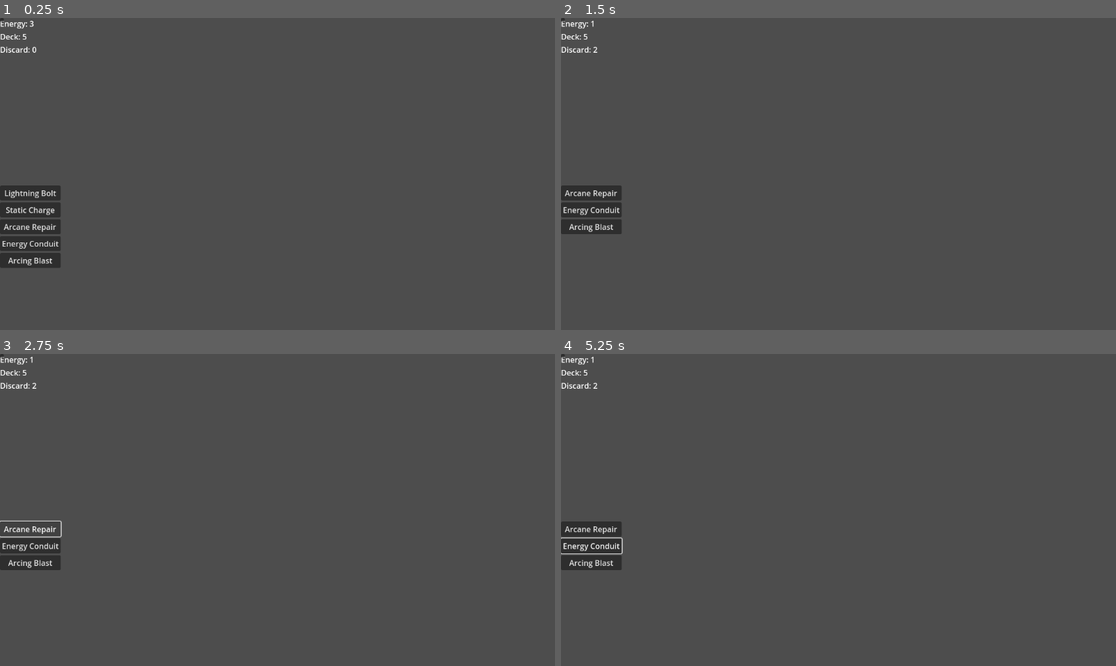
Above: before the commit, frames 1-4 (two rows, left to right).
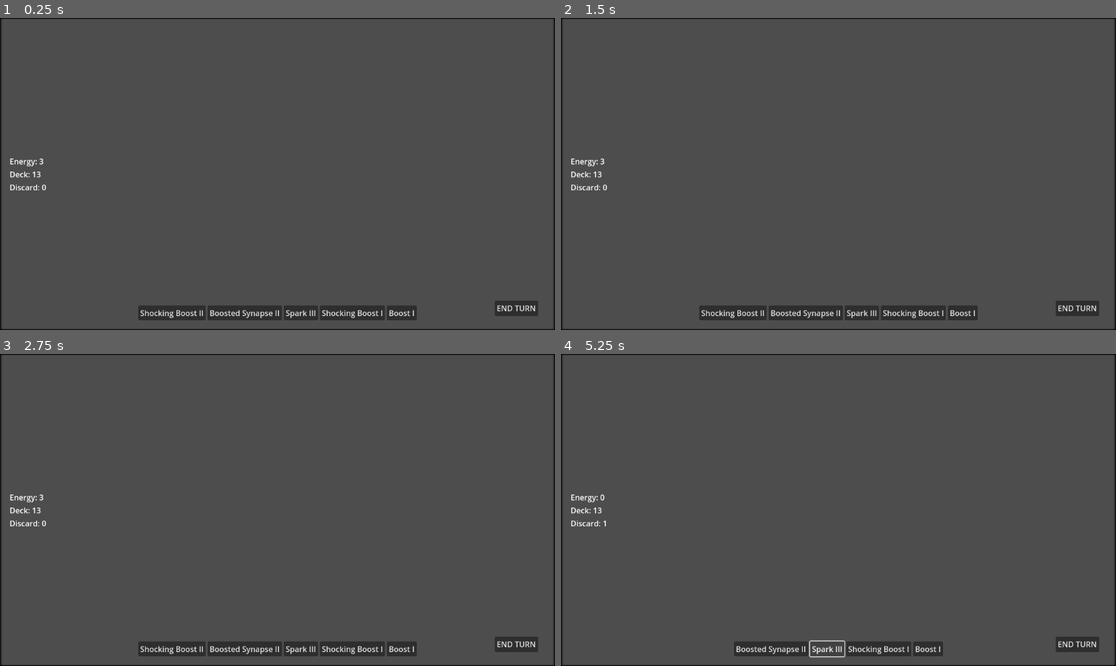
Above: after the commit, the same moments.

Repository: RecusantCoder/powerwithin
Game: Godot game, scene res://scenes/node_3d.tscn
Two runs of this game, one before a commit and one after it. Both use one fixed random seed, a clock stepped at 60 frames per second and the inputs below.
Inputs (mouse positions are in pixels of both pictures, inside the frame that each line leads up to):
- Up to frame 1 (0.25 s): no input
- Up to frame 2 (1.5 s): click (588, 192) at 0.5 s, where only the run before the commit has a clickable "Lightning Bolt"; click (588, 192) at 1.25 s, where only the run before the commit has a clickable "Static Charge"
- Up to frame 3 (2.75 s): click (27, 528) at 2 s, where only the run before the commit has a clickable "Arcane Repair"
- Up to frame 4 (5.25 s): click (733, 650) at 2.75 s, where only the run after the commit has a clickable "Shocking Boost II"; click (771, 650) at 3.5 s, where only the run after the commit has a clickable "Boosted Synapse II"; click (588, 544) at 4.25 s, where only the run before the commit has a clickable "Energy Conduit"; click (827, 650) at 5 s, where only the run after the commit has a clickable "Spark III"

The runs differ from the first frame. In frame 1, 5.9% of the frame differs, in the area x 0-100%, y 0-100%; in frame 2, 5.0%; in frame 3, 4.8%; in frame 4, 4.4%.
Error after the commit: Invalid access to property or key 'type' on a base object of type 'RefCounted (Card)'. (res://scripts/DeckManager.gd:63)

Commit message:
Refactoring
Cards are simplier now. Still need to make effect actually do stuff and update the ui.

Diff:
--- a/powerwithin/cards.json
+++ b/powerwithin/cards.json
@@ -1,116 +1,218 @@
 [
   {
-	"id": "card001",
-	"name": "Lightning Bolt",
-	"type": "Attack",
-	"cost": 2,
-	"effect": "Deal 6 damage to one enemy.",
-	"attributes": {
-	  "damage": 6
-	},
-	"keywords": []
-  },
-  {
-	"id": "card002",
-	"name": "Chain Lightning",
-	"type": "Attack",
-	"cost": 3,
-	"effect": "Deal 4 damage to two random enemies.",
-	"attributes": {
-	  "damage": 4,
-	  "targets": 2
-	},
-	"keywords": ["AOE"]
-  },
-  {
-	"id": "card003",
-	"name": "Static Charge",
-	"type": "Energy",
-	"cost": 0,
-	"effect": "Gain 2 energy.",
-	"attributes": {
-	  "energyGain": 2
-	},
-	"keywords": []
-  },
-  {
-	"id": "card004",
-	"name": "Arcane Repair",
-	"type": "Stabilization",
-	"cost": 3,
-	"effect": "Increase portal stability by 3% and heal 2 HP.",
-	"attributes": {
-	  "stabilityGain": 3,
-	  "heal": 2
-	},
-	"keywords": []
-  },
-  {
-	"id": "card005",
-	"name": "Energy Shield",
-	"type": "Utility",
-	"cost": 3,
-	"effect": "Block 6 damage.",
-	"attributes": {
-	  "block": 6
-	},
-	"keywords": []
-  },
-  {
-	"id": "card006",
-	"name": "Overload Surge",
-	"type": "Energy",
-	"cost": 0,
-	"effect": "Gain 4 energy but take 2 damage.",
-	"attributes": {
-	  "energyGain": 4,
-	  "selfDamage": 2
-	},
-	"keywords": []
-  },
-  {
-	"id": "card007",
-	"name": "Arcing Blast",
-	"type": "Attack",
+	"name": "Boost I",
+	"cost": 1,
+	"effects": [
+	  {
+		"type": "power",
+		"value": 1
+	  }
+	]
+  },
+  {
+	"name": "Boost II",
+	"cost": 2,
+	"effects": [
+	  {
+		"type": "power",
+		"value": 2
+	  }
+	]
+  },
+  {
+	"name": "Boost III",
+	"cost": 3,
+	"effects": [
+	  {
+		"type": "power",
+		"value": 3
+	  }
+	]
+  },
+  {
+	"name": "Spark I",
+	"cost": 1,
+	"effects": [
+	  {
+		"type": "damage",
+		"value": 5
+	  }
+	]
+  },
+  {
+	"name": "Spark II",
+	"cost": 2,
+	"effects": [
+	  {
+		"type": "damage",
+		"value": 10
+	  }
+	]
+  },
+  {
+	"name": "Spark III",
+	"cost": 3,
+	"effects": [
+	  {
+		"type": "damage",
+		"value": 15
+	  }
+	]
+  },
+  {
+	"name": "Synapse I",
+	"cost": 1,
+	"effects": [
+	  {
+		"type": "draw",
+		"value": 1
+	  }
+	]
+  },
+  {
+	"name": "Synapse II",
+	"cost": 2,
+	"effects": [
+	  {
+		"type": "draw",
+		"value": 2
+	  }
+	]
+  },
+  {
+	"name": "Synapse III",
+	"cost": 3,
+	"effects": [
+	  {
+		"type": "draw",
+		"value": 3
+	  }
+	]
+  },
+  {
+	"name": "Synaptic Shock I",
+	"cost": 2,
+	"effects": [
+	  {
+		"type": "damage",
+		"value": 5
+	  },
+	  {
+		"type": "draw",
+		"value": 1
+	  }
+	]
+  },
+  {
+	"name": "Synaptic Shock II",
+	"cost": 3,
+	"effects": [
+	  {
+		"type": "damage",
+		"value": 10
+	  },
+	  {
+		"type": "draw",
+		"value": 2
+	  }
+	]
+  },
+  {
+	"name": "Synaptic Shock III",
 	"cost": 4,
-	"effect": "Deal 5 damage to all enemies.",
-	"attributes": {
-	  "damage": 5,
-	  "targets": "all"
-	},
-	"keywords": ["AOE"]
-  },
-  {
-	"id": "card008",
-	"name": "Energy Conduit",
-	"type": "Stabilization",
+	"effects": [
+	  {
+		"type": "damage",
+		"value": 15
+	  },
+	  {
+		"type": "draw",
+		"value": 3
+	  }
+	]
+  },
+  {
+	"name": "Boosted Synapse I",
+	"cost": 2,
+	"effects": [
+	  {
+		"type": "power",
+		"value": 1
+	  },
+	  {
+		"type": "draw",
+		"value": 1
+	  }
+	]
+  },
+  {
+	"name": "Boosted Synapse II",
+	"cost": 3,
+	"effects": [
+	  {
+		"type": "power",
+		"value": 2
+	  },
+	  {
+		"type": "draw",
+		"value": 2
+	  }
+	]
+  },
+  {
+	"name": "Boosted Synapse III",
 	"cost": 4,
-	"effect": "Increase portal stability by 5%.",
-	"attributes": {
-	  "stabilityGain": 5
-	},
-	"keywords": []
-  },
-  {
-	"id": "card009",
-	"name": "Discharge",
-	"type": "Utility",
-	"cost": 2,
-	"effect": "Remove 1 negative status effect.",
-	"attributes": {
-	  "statusRemoval": 1
-	},
-	"keywords": []
-  },
-  {
-	"id": "card010",
-	"name": "Mana Pulse",
-	"type": "Utility",
-	"cost": 2,
-	"effect": "Draw 2 cards.",
-	"attributes": {
-	  "cardDraw": 2
-	},
-	"keywords": []
+	"effects": [
+	  {
+		"type": "power",
+		"value": 3
+	  },
+	  {
+		"type": "draw",
+		"value": 3
+	  }
+	]
+  },
+  {
+	"name": "Shocking Boost I",
+	"cost": 2,
+	"effects": [
+	  {
+		"type": "damage",
+		"value": 5
+	  },
+	  {
+		"type": "power",
+		"value": 1
+	  }
+	]
+  },
+  {
+	"name": "Shocking Boost II",
+	"cost": 3,
+	"effects": [
+	  {
+		"type": "damage",
+		"value": 10
+	  },
+	  {
+		"type": "power",
+		"value": 2
+	  }
+	]
+  },
+  {
+	"name": "Shocking Boost III",
+	"cost": 4,
+	"effects": [
+	  {
+		"type": "damage",
+		"value": 15
+	  },
+	  {
+		"type": "power",
+		"value": 3
+	  }
+	]
   }
 ]
--- a/powerwithin/scenes/GameUI.tscn
+++ b/powerwithin/scenes/GameUI.tscn
@@ -1,18 +1,38 @@
-[gd_scene load_steps=2 format=3 uid="uid://cor6dyqjirvfx"]
+[gd_scene load_steps=3 format=3 uid="uid://cor6dyqjirvfx"]
 
 [ext_resource type="Script" path="res://scripts/GameUI.gd" id="1_i7t7v"]
+[ext_resource type="Texture2D" uid="uid://cnsff38a7raph" path="res://border1px.png" id="2_mrao5"]
 
-[node name="Control" type="Control"]
+[node name="Control" type="Control" node_paths=PackedStringArray("end_turn_button")]
 layout_mode = 3
-anchors_preset = 0
-offset_right = 40.0
-offset_bottom = 40.0
+anchor_right = 1.0
+anchor_bottom = 1.0
+grow_horizontal = 2
+grow_vertical = 2
 script = ExtResource("1_i7t7v")
+end_turn_button = NodePath("ButtonEndTurn")
+
+[node name="NinePatchRect" type="NinePatchRect" parent="."]
+layout_mode = 1
+anchors_preset = -1
+anchor_right = 1.0
+anchor_bottom = 1.0
+texture = ExtResource("2_mrao5")
+patch_margin_left = 1
+patch_margin_top = 1
+patch_margin_right = 1
+patch_margin_bottom = 1
 
 [node name="VBoxContainer" type="VBoxContainer" parent="."]
-layout_mode = 0
-offset_right = 40.0
-offset_bottom = 40.0
+layout_mode = 1
+anchors_preset = 4
+anchor_top = 0.5
+anchor_bottom = 0.5
+offset_left = 20.0
+offset_top = -38.5
+offset_right = 158.0
+offset_bottom = 38.5
+grow_vertical = 2
 
 [node name="LabelEnergy" type="Label" parent="VBoxContainer"]
 layout_mode = 2
@@ -26,13 +46,28 @@
 layout_mode = 2
 text = "discard pile count"
 
-[node name="GridContainer" type="GridContainer" parent="."]
-layout_mode = 0
-offset_top = 348.0
-offset_right = 40.0
-offset_bottom = 388.0
+[node name="HBoxContainer" type="HBoxContainer" parent="."]
+layout_mode = 1
+anchors_preset = -1
+anchor_left = 0.5
+anchor_top = 1.0
+anchor_right = 0.5
+anchor_bottom = 1.0
+offset_bottom = -20.0
+grow_horizontal = 2
+grow_vertical = 0
 
 [node name="ButtonEndTurn" type="Button" parent="."]
-layout_mode = 0
-offset_right = 8.0
-offset_bottom = 8.0
+layout_mode = 1
+anchors_preset = 3
+anchor_left = 1.0
+anchor_top = 1.0
+anchor_right = 1.0
+anchor_bottom = 1.0
+offset_left = -125.0
+offset_top = -61.0
+offset_right = -35.0
+offset_bottom = -29.0
+grow_horizontal = 0
+grow_vertical = 0
+text = "END TURN"
--- a/powerwithin/scripts/Card.gd
+++ b/powerwithin/scripts/Card.gd
@@ -1,66 +1,39 @@
 extends RefCounted  # Use Reference for data-only classes
 
-class_name Card  # This allows you to use `Card` as a type globally
+class_name Card
 
-var id: String
 var name: String
-var type: String
 var cost: int
-var effect: String
-var attributes: Dictionary
-var keywords: Array
+var effects: Array = []  # List of effects (e.g., [{type: "damage", value: 10}, {type: "draw", value: 1}])
 
-# Method to apply the card's effect, based on its type and attributes
-func apply_effect():
-	match type:
-		"Attack":
-			# Example: Deal damage (you'll need to define how this interacts with enemies in your game)
-			if attributes.has("damage"):
-				return apply_attack_effect(attributes["damage"])
-			return "No damage effect"
+# Method to return card information as a string
+func get_card_info() -> String:
+	var effects_str = []
+	for effect in effects:
+		effects_str.append(effect_to_string(effect))
 
-		"Energy":
-			# Example: Gain energy
-			if attributes.has("energyGain"):
-				return apply_energy_effect(attributes["energyGain"])
-			return "No energy effect"
+	# Convert the array into a single string by manually joining each effect with a comma and a space
+	var effects_combined = ""
+	for i in range(effects_str.size()):
+		effects_combined += effects_str[i]
+		if i < effects_str.size() - 1:
+			effects_combined += ", "  # Add a comma and space except after the last element
 
-		"Stabilization":
-			# Example: Increase portal stability
-			if attributes.has("stabilityGain"):
-				return apply_stabilization_effect(attributes["stabilityGain"])
-			return "No stabilization effect"
+	# Return the final string
+	return "\n".join([
+		"Name: " + name,
+		"Cost: " + str(cost),
+		"Effects: " + effects_combined,
+		"\n"
+	])
 
-		"Utility":
-			# Example: Utility effects like block or draw cards
-			if attributes.has("cardDraw"):
-				return apply_utility_card_effect(attributes["cardDraw"])
-			if attributes.has("block"):
-				return apply_utility_card_effect(attributes["block"])
-			return "No utility effect"
+# Helper method to convert effects array to a readable string
+func effect_to_string(effect) -> String:
+	return effect["type"] + ": " + str(effect["value"])
 
-		_:
-			return "Unknown card type"
-
-# Helper function to handle attack effects
-func apply_attack_effect(damage: int):
-	# This is where you define what happens when an attack card is played
-	# For example, deal damage to an enemy
-	return "Dealing " + str(damage) + " damage!"
-
-# Helper function to handle energy effects
-func apply_energy_effect(energy_gain: int):
-	# This is where you define what happens when an energy card is played
-	# For example, gain energy
-	return "Gaining " + str(energy_gain) + " energy!"
-
-# Helper function to handle stabilization effects
-func apply_stabilization_effect(stability_gain: int):
-	# This is where you define what happens when a stabilization card is played
-	# For example, increase portal stability
-	return "Increasing portal stability by " + str(stability_gain) + "%!"
-
-# Helper function to handle utility effects
-func apply_utility_card_effect(amount: int):
-	# Handle utility effects, like blocking damage or drawing cards
-	return "Utility effect applied with amount: " + str(amount)
+# Example of initializing a card from the JSON structure
+# This should be done when creating a card instance, e.g., after parsing JSON
+func init_card(name: String, cost: int, effects: Array) -> void:
+	self.name = name
+	self.cost = cost
+	self.effects = effects
--- a/powerwithin/scripts/CardLoader.gd
+++ b/powerwithin/scripts/CardLoader.gd
@@ -26,13 +26,18 @@
 			var parsed_data = json.get_data()  # Get the parsed data (it will be a Dictionary or Array)
 			for card_data in parsed_data:
 				var card = Card.new()  # Create a new Card instance
-				card.id = card_data["id"]
 				card.name = card_data["name"]
-				card.type = card_data["type"]
 				card.cost = card_data["cost"]
-				card.effect = card_data["effect"]
-				card.attributes = card_data["attributes"]
-				card.keywords = card_data["keywords"]
+
+				# Handle effects as an array of dictionaries
+				card.effects.clear()  # Clear any existing effects
+				for effect_data in card_data["effects"]:
+					var effect = {
+						"type": effect_data["type"],
+						"value": effect_data["value"]
+					}
+					card.effects.append(effect)  # Add the effect to the card's effects array
+
 				cards.append(card)  # Add the card to the cards array
 				print("Loaded card:", card.name)
 		else:
--- a/powerwithin/scripts/DeckManager.gd
+++ b/powerwithin/scripts/DeckManager.gd
@@ -23,8 +23,8 @@
 # Shuffle the deck using Godot's built-in shuffle method
 
 func shuffle_deck() -> void:
+	print("Deck before shuffle:", get_deck_names())
 	print("Shuffling the deck...")
-	print("Deck before shuffle:", get_deck_names())
 	deck.shuffle()
 	print("Deck shuffled:", get_deck_names())
 
@@ -39,7 +39,7 @@
 			var drawn_card = deck.pop_front()
 			hand.append(drawn_card)
 			print("Drew card:", drawn_card.name)
-	print("Current hand:", get_deck_names())
+	print("Current hand: \n\n ", get_hand_names())
 
 # Reshuffle the discard pile back into the deck
 func reshuffle_discard_pile() -> void:
@@ -52,7 +52,7 @@
 func play_card(card_index: int) -> void:
 	if card_index >= 0 and card_index < hand.size():
 		var card = hand[card_index]
-		hand.remove_at(card_index)  # Corrected method
+		hand.remove_at(card_index)
 		discard_pile.append(card)
 		print("Played card:", card.name)
 		apply_card_effect(card)
@@ -75,7 +75,7 @@
 func get_deck_names() -> String:
 	var names = []
 	for card in deck:
-		names.append(card.name)  # Replace 'name' with any property you want to display
+		names.append(card.name)
 	# Convert the array into a string with commas separating the card names
 	var result = ""
 	for i in range(names.size()):
@@ -83,3 +83,16 @@
 		if i < names.size() - 1:
 			result += ", "
 	return result
+
+	# Helper function to print card names in hand
+func get_hand_names() -> String:
+	var names = []
+	for card in hand:
+		names.append(card.get_card_info())
+	# Convert the array into a string with commas separating the card names
+	var result = ""
+	for i in range(names.size()):
+		result += names[i]
+		if i < names.size() - 1:
+			result += " "
+	return result
--- a/powerwithin/scripts/GameUI.gd
+++ b/powerwithin/scripts/GameUI.gd
@@ -1,17 +1,27 @@
 extends Control
 
 signal card_played(card_index)  # Define the signal at the top
+signal end_turn_pressed()
+
+@export var end_turn_button: Button
 
 var energy_label: Label
 var deck_count_label: Label
 var discard_count_label: Label
-var hand_container: GridContainer
+var hand_container: HBoxContainer
 
 func _ready():
+
+	# Connects the button to the signal
+	if end_turn_button:
+		end_turn_button.pressed.connect(self._on_end_turn_button_pressed)
+	else:
+		print("End Turn Button no assigned!")
+
 	energy_label = $VBoxContainer/LabelEnergy  # Adjust paths to match your scene structure
 	deck_count_label = $VBoxContainer/LabelDeckCount
 	discard_count_label = $VBoxContainer/LabelDiscardPileCount
-	hand_container = $GridContainer
+	hand_container = $HBoxContainer
 
 func update_ui(energy, deck_count, discard_count, hand):
 	energy_label.text = "Energy: " + str(energy)
@@ -35,3 +45,7 @@
 # Callback for when a card is played
 func _on_card_played(card_index):
 	emit_signal("card_played", card_index)
+
+# Callback when the end turn button is pressed
+func _on_end_turn_button_pressed():
+	emit_signal("end_turn_pressed")
--- a/powerwithin/scripts/MainGameplay.gd
+++ b/powerwithin/scripts/MainGameplay.gd
@@ -9,8 +9,9 @@
 
 func _ready():
 	add_child(ui)  # Add the UI to the scene
-	# Connect the signal from GameUI to MainGameplay
+	# Connections
 	ui.card_played.connect(self._on_card_played)
+	ui.end_turn_pressed.connect(self.end_turn)
 	# Initialize the card loader and deck manager
 	card_loader = CardLoader.new()
 	card_loader.load_cards()
@@ -27,7 +28,6 @@
 	print("New turn begins! Energy reset to", current_energy)
 	deck_manager.draw_cards(deck_manager.max_hand_size)
 	ui.update_ui(current_energy, deck_manager.deck.size(), deck_manager.discard_pile.size(), deck_manager.hand)
-	print("Your hand:", deck_manager.get_deck_names())
 
 # Play a card
 func play_card(card_index: int):
Binary file added: powerwithin/border.png
Not shown, added: powerwithin/border.png.import
Binary file added: powerwithin/border1px.png
Not shown, added: powerwithin/border1px.png.import
